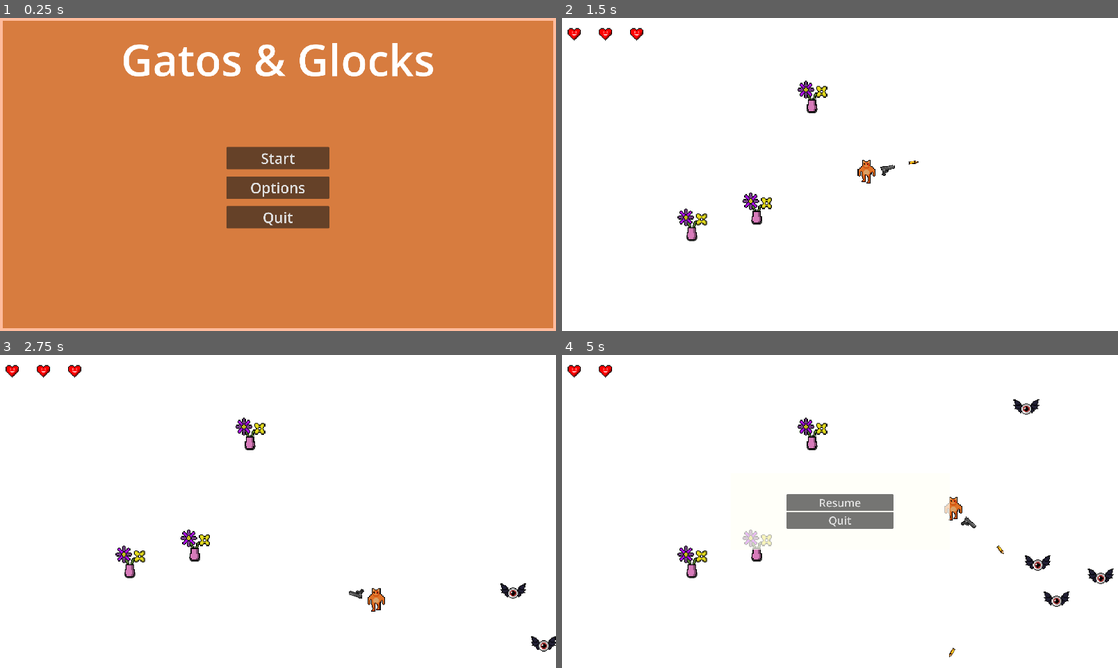
Above: before the commit, frames 1-4 (two rows, left to right).
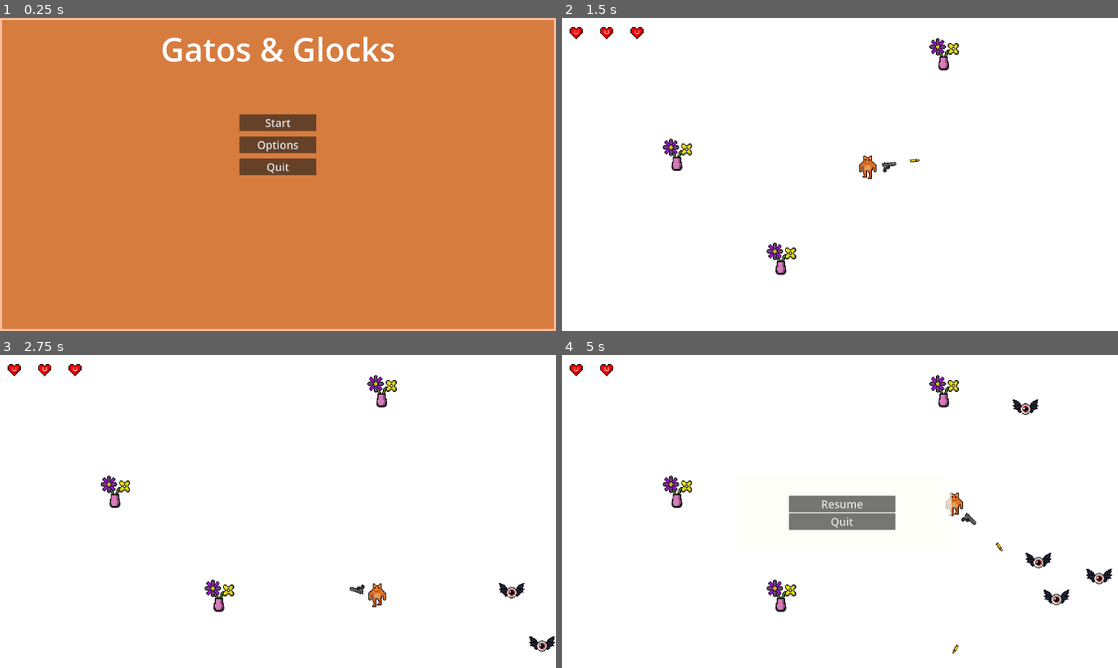
Above: after the commit, the same moments.

Repository: RafaWanner/Gatos-Glocks
Game: Godot game, scene res://main_menu.tscn
Two runs of this game, one before a commit and one after it. Both use one fixed random seed, a clock stepped at 60 frames per second and the inputs below.
Inputs (mouse positions are in pixels of both pictures, inside the frame that each line leads up to):
- Up to frame 1 (0.25 s): no input
- Up to frame 2 (1.5 s): click "Start" at 0.5 s; tap Enter at 1.25 s; move the mouse to (962, 158) at 1.27 s; press the mouse at (962, 158) at 1.28 s; hold D (move_right) from 1.28 s (still down)
- Up to frame 3 (2.75 s): move the mouse to (166, 527) at 2.02 s; release D (move_right) at 2.03 s; release the mouse at (166, 527) at 2.03 s; hold S (move_down) from 2.03 s (still down); click (166, 527) at 2.1 s
- Up to frame 4 (5 s): move the mouse to (895, 442) at 2.77 s; release S (move_down) at 2.78 s; press the mouse at (895, 442) at 2.78 s; hold D (move_right) 2.78-3.53 s; move the mouse to (812, 574) at 3.52 s; release the mouse at (812, 574) at 3.53 s; hold W (move_up) 3.53-4.28 s; click (812, 574) at 3.6 s; move the mouse to (1006, 558) at 4.27 s; press the mouse at (1006, 558) at 4.28 s; hold A (move_left) from 4.28 s (still down); tap Escape (pause) at 4.9 s

The runs differ from the first frame. In frame 1, 8.5% of the frame differs, in the area x 0-100%, y 0-100%; in frame 2, 2.1%; in frame 3, 2.3%; in frame 4, 3.3%.

Commit message:
coisas do moçada

Diff:
--- a/flower_pot.tscn
+++ b/flower_pot.tscn
@@ -16,7 +16,6 @@
 texture = ExtResource("1_q23vr")
 
 [node name="Flower" type="Sprite2D" parent="."]
-z_index = 1
 position = Vector2(0.999997, -53.5)
 scale = Vector2(4.25, 4.53125)
 texture = ExtResource("2_44qau")
--- a/lvl_up_menu.tscn
+++ b/lvl_up_menu.tscn
@@ -41,7 +41,7 @@
 offset_bottom = 175.0
 grow_horizontal = 2
 grow_vertical = 2
-color = Color(1, 1, 0.682353, 0.882353)
+color = Color(1, 1, 0.682353, 0.866667)
 
 [node name="MarginContainer" type="MarginContainer" parent="."]
 layout_mode = 1
--- a/main_menu.tscn
+++ b/main_menu.tscn
@@ -52,6 +52,8 @@
 
 [node name="CenterContainer" type="CenterContainer" parent="Panel/MarginContainer/VBoxContainer"]
 layout_mode = 2
+size_flags_horizontal = 4
+size_flags_vertical = 4
 
 [node name="VBoxContainer" type="VBoxContainer" parent="Panel/MarginContainer/VBoxContainer/CenterContainer"]
 layout_mode = 2
--- a/player.gd
+++ b/player.gd
@@ -3,7 +3,7 @@
 signal health_deplated
 signal lvlup_screen_is_down
 
-@onready var heart_bar = get_node("/root/Game/Camera2D/HeartBar")
+@onready var heart_bar = get_node("/root/Game/CanvasLayer/HeartBar")
 @onready var death = get_node("/root/Game/Sounds/Death")
 
 var health = 3
--- a/project.godot
+++ b/project.godot
@@ -85,8 +85,10 @@
 
 [display]
 
-window/size/viewport_width=1920
-window/size/viewport_height=1080
+window/size/viewport_width=2568
+window/size/viewport_height=1445
+window/size/window_width_override=1280
+window/size/window_height_override=720
 window/stretch/mode="viewport"
 
 [dotnet]
--- a/survivors_game.gd
+++ b/survivors_game.gd
@@ -1,8 +1,8 @@
 extends Node2D
 
-@onready var pause_menu = $Camera2D/PauseMenu
-@onready var lvlup_menu = $Camera2D/LVLUpMenu
-@onready var game_over_menu = $Camera2D/GameOverMenu
+@onready var pause_menu = $CanvasLayer/PauseMenu
+@onready var lvlup_menu = $CanvasLayer/LVLUpMenu
+@onready var game_over_menu = $CanvasLayer/GameOverMenu
 
 var paused = false
 var is_lvlup_menu = false
--- a/survivors_game.tscn
+++ b/survivors_game.tscn
@@ -17,37 +17,86 @@
 point_count = 6
 
 [sub_resource type="RectangleShape2D" id="RectangleShape2D_84l03"]
-size = Vector2(107, 3001)
+size = Vector2(107.125, 3006.5)
 
 [node name="Game" type="Node2D"]
 y_sort_enabled = true
 script = ExtResource("1_fpvdx")
 
 [node name="CanvasLayer" type="CanvasLayer" parent="."]
-layer = -30
+follow_viewport_enabled = true
 
-[node name="ColorRect" type="ColorRect" parent="CanvasLayer"]
-offset_left = -15.0
-offset_top = -25.0
-offset_right = 1942.0
-offset_bottom = 1120.0
+[node name="LVLUpMenu" parent="CanvasLayer" instance=ExtResource("6_7e75v")]
+visible = false
+anchors_preset = 8
+anchor_left = 0.5
+anchor_top = 0.5
+anchor_right = 0.5
+anchor_bottom = 0.5
+offset_left = 6.0
+offset_top = 3.0
+offset_right = 6.0
+offset_bottom = 3.0
+
+[node name="PauseMenu" parent="CanvasLayer" instance=ExtResource("5_wgenn")]
+visible = false
+anchors_preset = 8
+anchor_left = 0.5
+anchor_top = 0.5
+anchor_right = 0.5
+anchor_bottom = 0.5
+offset_left = 6.0
+offset_top = 3.0
+offset_right = 6.0
+offset_bottom = 3.0
+
+[node name="GameOverMenu" parent="CanvasLayer" instance=ExtResource("7_i48sn")]
+visible = false
+anchors_preset = 8
+anchor_left = 0.5
+anchor_top = 0.5
+anchor_right = 0.5
+anchor_bottom = 0.5
+size_flags_horizontal = 4
+size_flags_vertical = 4
+
+[node name="HeartBar" parent="CanvasLayer" instance=ExtResource("8_a1kei")]
+visible = false
+anchors_preset = 0
+anchor_left = 0.0
+anchor_top = 0.0
+anchor_right = 0.0
+anchor_bottom = 0.0
+offset_left = 0.0
+offset_top = 0.0
+offset_right = 786.0
+offset_bottom = 39.0
+grow_horizontal = 1
+grow_vertical = 1
+scale = Vector2(3.26839, 3.26839)
+size_flags_vertical = 0
 
 [node name="Player" parent="." instance=ExtResource("1_v554i")]
-position = Vector2(968, 571)
+y_sort_enabled = true
+position = Vector2(1288, 728)
 
 [node name="Flowers" type="Node2D" parent="."]
+y_sort_enabled = true
 
 [node name="FlowerPot1" parent="Flowers" instance=ExtResource("3_pwtpi")]
-position = Vector2(285, 826)
+y_sort_enabled = true
+position = Vector2(1008, 1160)
 
 [node name="FlowerPot2" parent="Flowers" instance=ExtResource("3_pwtpi")]
-position = Vector2(584, 751)
+y_sort_enabled = true
+position = Vector2(528, 680)
 
 [node name="FlowerPot3" parent="Flowers" instance=ExtResource("3_pwtpi")]
-position = Vector2(838, 238)
+y_sort_enabled = true
+position = Vector2(1760, 216)
 
 [node name="Path2D" type="Path2D" parent="."]
-position = Vector2(-272.216, -36.4481)
+position = Vector2(40.0001, 144)
 scale = Vector2(1.09978, 0.788973)
 curve = SubResource("Curve2D_qrd0f")
 
@@ -64,23 +113,26 @@
 [node name="Barrier1" type="StaticBody2D" parent="Barriers"]
 
 [node name="CollisionShape2D" type="CollisionShape2D" parent="Barriers/Barrier1"]
-position = Vector2(-374, 515)
+position = Vector2(-56, 680)
 shape = SubResource("RectangleShape2D_84l03")
 
 [node name="Barrier2" type="StaticBody2D" parent="Barriers"]
+position = Vector2(312, 16)
 
 [node name="CollisionShape2D" type="CollisionShape2D" parent="Barriers/Barrier2"]
-position = Vector2(2312, 541)
+position = Vector2(2309.56, 541)
 shape = SubResource("RectangleShape2D_84l03")
 
 [node name="Barrier3" type="StaticBody2D" parent="Barriers"]
+position = Vector2(208, 176)
 
 [node name="CollisionShape2D" type="CollisionShape2D" parent="Barriers/Barrier3"]
-position = Vector2(942, -234)
+position = Vector2(944.75, -234)
 rotation = 1.5708
 shape = SubResource("RectangleShape2D_84l03")
 
 [node name="Barrier4" type="StaticBody2D" parent="Barriers"]
+position = Vector2(312, 176)
 rotation = 1.5708
 
 [node name="CollisionShape2D" type="CollisionShape2D" parent="Barriers/Barrier4"]
@@ -109,45 +161,7 @@
 theme_override_font_sizes/font_size = 100
 
 [node name="Camera2D" type="Camera2D" parent="."]
-position = Vector2(966, 543)
-zoom = Vector2(0.75, 0.75)
-
-[node name="LVLUpMenu" parent="Camera2D" instance=ExtResource("6_7e75v")]
-visible = false
-z_index = 12
-anchors_preset = 8
-anchor_left = 0.5
-anchor_top = 0.5
-anchor_right = 0.5
-anchor_bottom = 0.5
-
-[node name="PauseMenu" parent="Camera2D" instance=ExtResource("5_wgenn")]
-visible = false
-z_index = 13
-anchors_preset = 8
-anchor_left = 0.5
-anchor_top = 0.5
-anchor_right = 0.5
-anchor_bottom = 0.5
-
-[node name="GameOverMenu" parent="Camera2D" instance=ExtResource("7_i48sn")]
-visible = false
-z_index = 15
-anchors_preset = 8
-anchor_left = 0.5
-anchor_top = 0.5
-anchor_right = 0.5
-anchor_bottom = 0.5
-size_flags_horizontal = 4
-
-[node name="HeartBar" parent="Camera2D" instance=ExtResource("8_a1kei")]
-visible = false
-z_index = 11
-offset_left = -1287.0
-offset_top = -714.0
-offset_right = -411.0
-offset_bottom = -674.0
-scale = Vector2(3.26839, 3.26839)
+position = Vector2(1280, 720)
 
 [node name="Sounds" type="Node2D" parent="."]
 
@@ -155,5 +169,23 @@
 
 [node name="Death" type="AudioStreamPlayer2D" parent="Sounds"]
 stream = ExtResource("9_k5n8b")
+volume_db = 24.0
+
+[node name="BackGround" type="CanvasLayer" parent="."]
+layer = -30
+follow_viewport_enabled = true
+
+[node name="ColorRect" type="ColorRect" parent="BackGround"]
+anchors_preset = 8
+anchor_left = 0.5
+anchor_top = 0.5
+anchor_right = 0.5
+anchor_bottom = 0.5
+offset_left = -1288.0
+offset_top = -732.0
+offset_right = 1288.0
+offset_bottom = 732.0
+grow_horizontal = 2
+grow_vertical = 2
 
 [connection signal="timeout" from="Timer" to="." method="_on_timer_timeout"]
